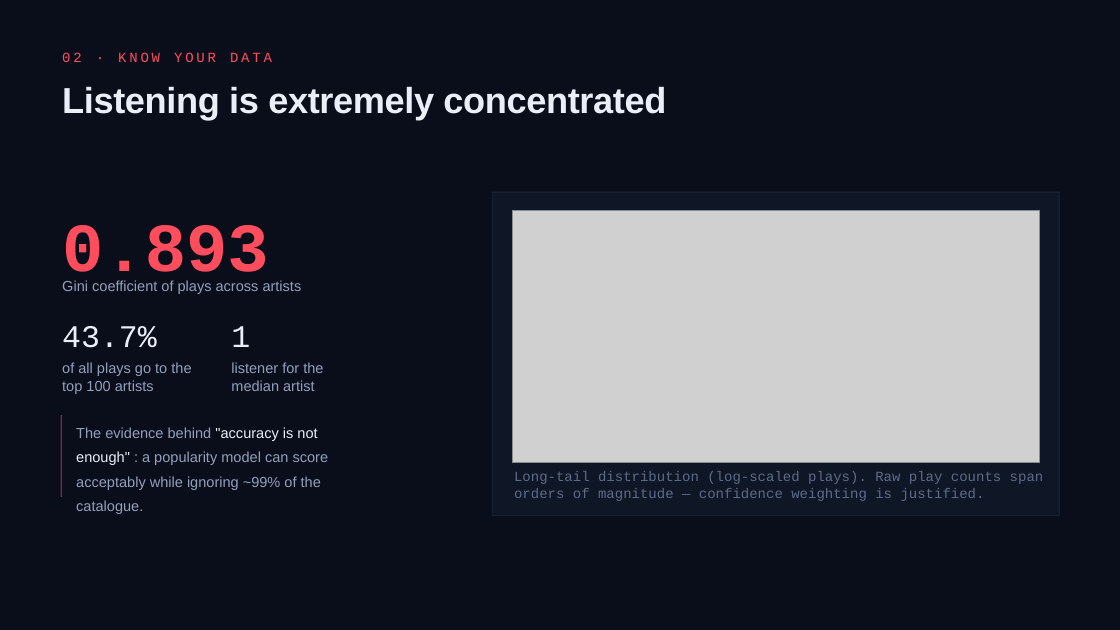
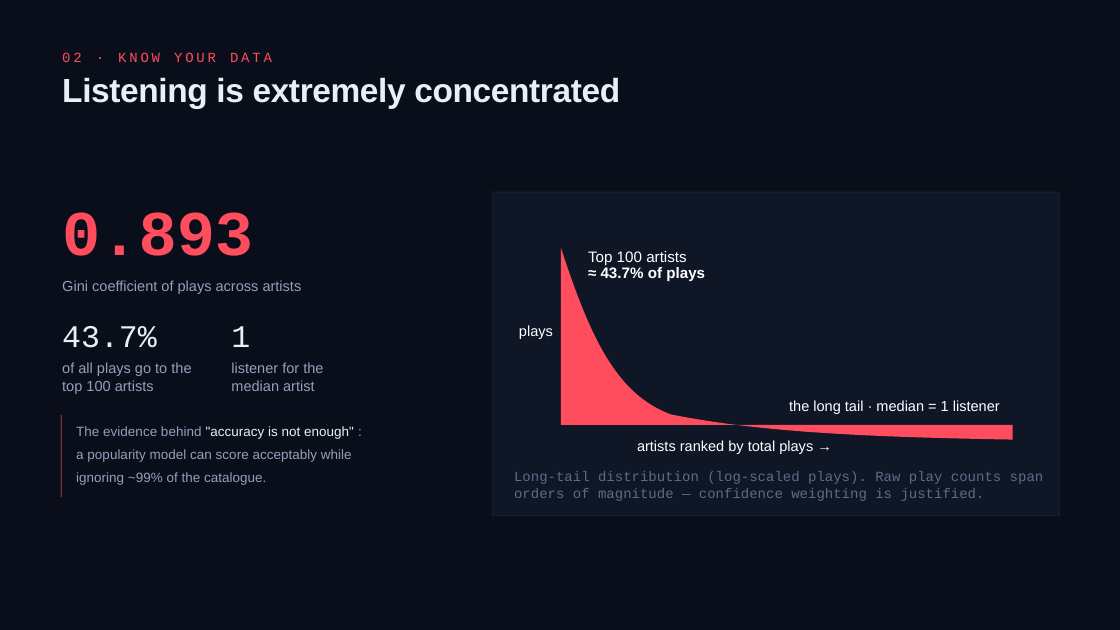
Before and after one commit to paugratacosfuste/recommender-systems-lastfm, a slide deck: slide 3 of docs/Music_Recommender_Slide_Deck.pptx. Drawn at 1120x630 pixels with LibreOffice and Linux fonts; fonts in the diff are those of the drawing; grey boxes stand for pictures. Boxes give left, top, right and bottom in pixels: in the first picture for what was removed or moved away, otherwise in the second. Text is boxed around its words. In the diff, an @@ line names an element or a change of style, - is before the commit and + after.

```diff
--- a/docs/Music_Recommender_Slide_Deck.pptx
+++ b/docs/Music_Recommender_Slide_Deck.pptx
@@ text "Listening is extremely concentrated" at [62, 77, 620, 108]: size 46.5 to 43 pt; line spacing 1.04 to 0.84 @@
@@ text "0.893" at [62, 212, 253, 256]: size 88.5 to 81.9 pt; line spacing 0.9 to 0.7 @@
@@ picture removed at [512, 210, 1039, 463] @@
@@ freeform shape added at [561, 248, 1012, 440], fill #FF4D5E @@
@@ text added at [588, 251, 686, 265], 19.5 pt, text #FFFFFF @@
+Top 100 artists
@@ text added at [601, 267, 705, 281], 19.5 pt, text #FFFFFF, bold @@
+≈ 43.7% of plays
@@ text added at [519, 325, 553, 339], 18.8 pt, text #FFFFFF @@
+plays
@@ text "The evidence behind "accuracy is ..." at [76, 426, 354, 485]: size 18.8 to 17.3 pt @@
@@ text added at [789, 400, 1000, 414], 18.8 pt, text #FFFFFF @@
+the long tail · median = 1 listener
@@ text added at [637, 440, 813, 454], 18.8 pt, text #FFFFFF @@
+artists ranked by total plays →
```
Also in this commit, not shown: 17 other slides changed.
